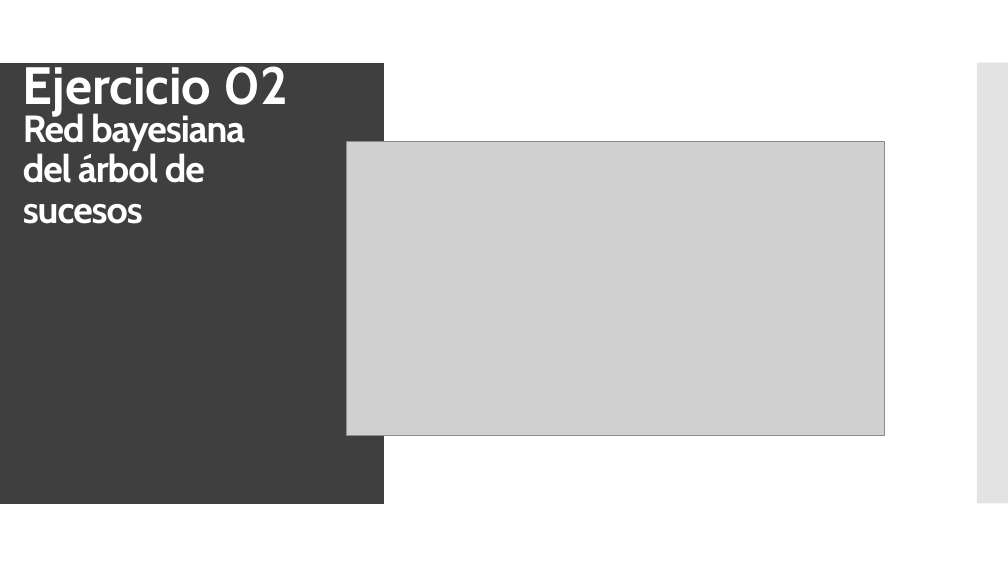
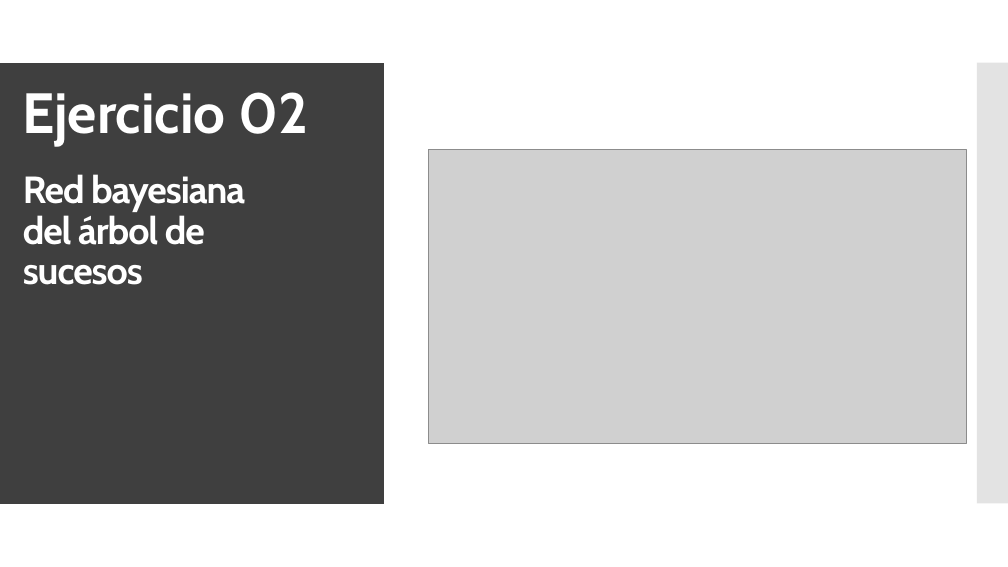
Before and after one commit to Juanfragar/Fiabilidad-y-gestion-de-riesgos, a slide deck: slide 8 of Práctica 3/PRESENTACION.pptx. Drawn at 1008x567 pixels with LibreOffice and Linux fonts; fonts in the diff are those of the drawing; grey boxes stand for pictures. Boxes give left, top, right and bottom in pixels: in the first picture for what was removed or moved away, otherwise in the second. Text is boxed around its words. In the diff, an @@ line names an element or a change of style, - is before the commit and + after.

```diff
--- a/Práctica 3/PRESENTACION.pptx
+++ b/Práctica 3/PRESENTACION.pptx
@@ text "Ejercicio 02": place and size @@
-text "Ejercicio 02" at [23, 59, 288, 115]
+text "Ejercicio 02" at [22, 92, 309, 146]
@@ text "Ejercicio 02" at [22, 92, 309, 146]: size 50 to 54 pt @@
@@ title "Red bayesiana del árbol de ...": place and size @@
-title "Red bayesiana del árbol de ..." at [23, 110, 245, 224]
+title "Red bayesiana del árbol de ..." at [23, 174, 245, 285]
@@ picture: place and size @@
-picture at [346, 141, 885, 436]
+picture at [429, 149, 967, 443]
```
Also in this commit, not shown: 13 other slides changed, 2 other files.
